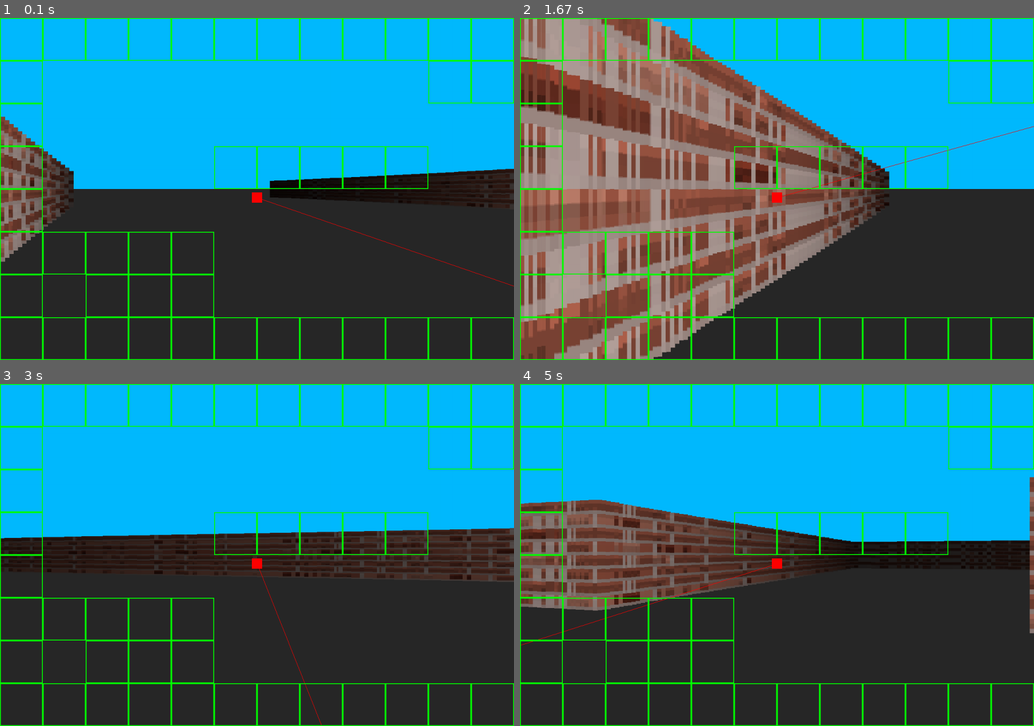
Above: before the commit, frames 1-4 (two rows, left to right).
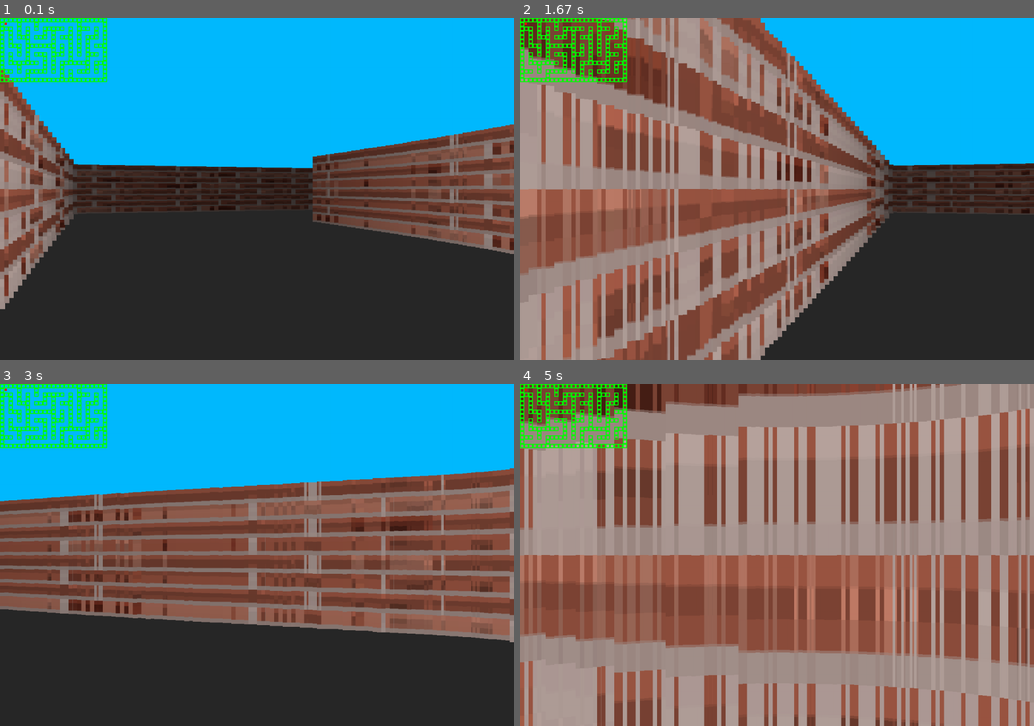
Above: after the commit, the same moments.

Repository: drboss06/yandex_pygame
Game: pygame game, started from main.py
The game is run twice, just before and just after one commit, with the same random seed, the same clock (stepped at 60 frames per second) and the same inputs.
Inputs (mouse positions are in pixels of both pictures, inside the frame that each line leads up to):
- Up to frame 1 (0.1 s): no input
- Up to frame 2 (1.67 s): hold Right 0.33-0.8 s; move the mouse to (756, 202) at 0.37 s; hold Right 0.83-1.3 s; move the mouse to (941, 178) at 0.87 s; hold Left from 1.33 s (still down); move the mouse to (828, 264) at 1.37 s
- Up to frame 3 (3 s): release Left at 1.87 s; hold Left 1.9-2.3 s; move the mouse to (97, 637) at 1.93 s; tap W at 2.33 s; tap S at 2.67 s
- Up to frame 4 (5 s): hold Left 3-3.63 s; move the mouse to (782, 589) at 3.03 s; hold Left 3.67-4.13 s; move the mouse to (777, 596) at 3.7 s; tap D at 4.17 s; tap A at 4.5 s; hold Right from 4.83 s (still down); move the mouse to (910, 524) at 4.87 s

The runs differ from the first frame. In frame 1, 25% of the frame differs, in the area x 0-100%, y 0-100%; in frame 2, 49%; in frame 3, 46%; in frame 4, 99%.

Commit message:
mini_map

Diff:
--- /dev/null
+++ b/gen_map.py
@@ -0,0 +1,35 @@
+def opotunity(x, y, cur, n, m, level):
+    level[x][y] = cur
+    if y + 1 < m:
+        if level[x][y + 1] == 0 or (level[x][y + 1] != -1 and level[x][y + 1] > cur):
+            opotunity(x, y + 1,cur + 1, n, m, level)
+    if x + 1<n:
+        if level[x + 1][y] == 0 or (level[x + 1][y] != -1 and level[x + 1][y] > cur):
+            opotunity(x + 1, y, cur + 1, n, m, level)
+    if x - 1 >= 0:
+        if level[x - 1][y] == 0 or (level[x - 1][y] != -1 and level[x - 1][y] > cur):
+            opotunity(x - 1, y, cur + 1, n, m, level)
+    if y - 1 >= 0:
+        if level[x][y - 1] == 0 or (level[x][y -1 ] != -1 and level[x][y - 1] > cur):
+            opotunity(x, y - 1, cur + 1, n, m, level)
+    return level
+
+def way(level, start1, start2, finish1, finish2):
+    x = len(level[0])
+    y = len(level)
+
+    pars_level = []
+    for i in level:
+        well_pars = i.replace('', ' ')
+        well_pars = well_pars.replace('1', '-1')
+        well_pars = list(map(int, well_pars.split()))
+        pars_level.append(well_pars)
+
+    x1, y1 = int(start1) - 1, int(start2) - 1
+    y2, x2 = int(finish1) - 1, int(finish2) - 1
+    lab = opotunity(x1, y1, 1, y, x, pars_level)
+
+    if lab[x2][y2] > 0:
+        return True
+    else:
+        return False
--- a/main.py
+++ b/main.py
@@ -93,24 +93,36 @@
         if difference:
             self.angle += difference / 100
         if pres[pygame.K_w]:
+            xf, yf = self.pos
+            if xf // 100 == 15 and yf // 100 == 5:
+                exit(0)
             dy = st.player_speed * si
             dx = st.player_speed * co
             if self.colis(dx, dy):
                 self.x += dx
                 self.y += dy
         if pres[pygame.K_s]:
+            xf, yf = self.pos
+            if xf // 100 == 15 and yf // 100 == 5:
+                exit(0)
             dy = -st.player_speed * si
             dx = -st.player_speed * co
             if self.colis(dx, dy):
                 self.x += dx
                 self.y += dy
         if pres[pygame.K_d]:
+            xf, yf = self.pos
+            if xf // 100 == 15 and yf // 100 == 5:
+                exit(0)
             dy = st.player_speed * co
             dx = -st.player_speed * si
             if self.colis(dx, dy):
                 self.x += dx
                 self.y += dy
         if pres[pygame.K_a]:
+            xf, yf = self.pos
+            if xf // 100 == 15 and yf // 100 == 5:
+                exit(0)
             dy = -st.player_speed * co
             dx = st.player_speed * si
             if self.colis(dx, dy):
@@ -144,12 +156,12 @@
     pygame.draw.rect(disp, (0, 186, 255), (0, 0, st.width, st.half_width))
     pygame.draw.rect(disp, (40, 40, 40), (0, st.half_height, st.width, st.half_width))
     draw.ray_cast(player, disp, player.pos, player.angle)
-    pygame.draw.rect(disp, pygame.Color('red'), (int(player.x) - 12, int(player.y) - 12, 24, 24))
-    pygame.draw.line(disp, pygame.Color('red'), player.pos,
-                     (player.x + st.width * math.cos(player.angle),
-                      player.y + st.width * math.sin(player.angle)))
+
+    pygame.draw.rect(disp, pygame.Color('red'), (int(player.x) // 10, int(player.y) // 10, 5, 5))
+    '''pygame.draw.line(disp, pygame.Color('red'), player.pos, (player.x + st.width * math.cos(player.angle),
+                                                             player.y + st.width * math.sin(player.angle)))'''
     for x, y in worlds:
-        pygame.draw.rect(disp, (0, 255, 0), (x, y, 100, 100), 2)
+        pygame.draw.rect(disp, (0, 255, 0), (x // 10, y // 10, 10, 10), 2)
 
     pygame.display.flip()
     clock.tick(st.fps)
--- a/map.py
+++ b/map.py
@@ -1,15 +1,13 @@
 import pygame
+from mazegen import generate
+from gen_map import way
 
-tx_map = [
-    '1111111111111111',
-    '1000000000111001',
-    '1000000000000001',
-    '1000011111000001',
-    '1000000000000001',
-    '1111100000000001',
-    '1011100000000001',
-    '1111111111111111',
-]
+while True:
+
+    tx_map = generate(25, 15)
+    if way(tx_map, 2, 2, 24, 14):
+        break
+
 
 worlds = set()
 info_colis = []
--- a/setings.py
+++ b/setings.py
@@ -18,7 +18,7 @@
 tx_hight = 1200
 tx_scale = tx_width // 100
 
-player_pos = (half_width, half_height + 20)
+player_pos = (112, 112)
 player_angle = 0
 player_speed = 2
 
